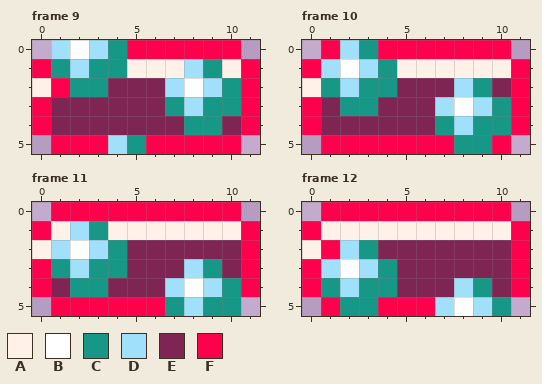
A pixel-art file gets an edit: Assets/Power Ups and Malus/TriBall.aseprite. The picture above was drawn from the file before the commit.
12x6 pixels, 16 frames. Shown: frame 9, frame 10, frame 11, frame 12. The commit also changed other frames, which this record leaves out.
Visible layers, top first: "Layer 2", "Layer 1".
Palette (. is transparent): A #fff1e8  B #ffffff  C #179785  D #a0e0fa  E #7e2553  F #ff004d
Pixels before, frame 9, first column x 0:
0 .DBDCFFFFFF.
1 FCDCCAAADCAF
2 AFCCEEEDBDCF
3 FEEEEEECDCCF
4 FEEEEEEECCEF
5 .FFFDCFFFFF.
Pixels before, frame 10, first column x 0:
0 .FDCFFFFFFF.
1 FDBDCAAAAAAF
2 ACDCCEEEDCEF
3 FECCEEEDBDCF
4 FEEEEEECDCCF
5 .FFFFFFFCCF.
Pixels before, frame 11, first column x 0:
0 .FFFFFFFFFF.
1 FADCAAAAAAAF
2 ADBDCEEEEEEF
3 FCDCCEEEDCEF
4 FECCEEEDBDCF
5 .FFFFFFCDCC.
Pixels before, frame 12, first column x 0:
0 .FFFFFFFFFF.
1 FAAAAAAAAAAF
2 AFDCEEEEEEEF
3 FDBDCEEEEEEF
4 FCDCCEEEDCEF
5 .FCCFFFDBDC.
And afterwards:
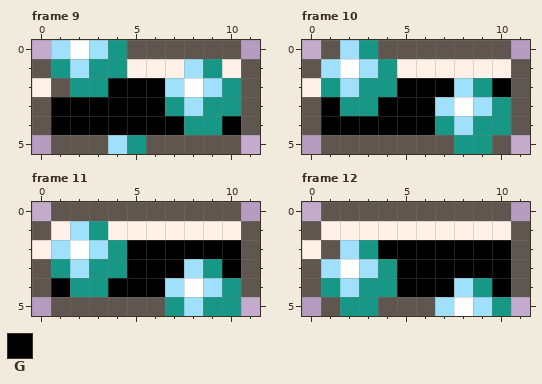
Colours new in this view: G #000000
The edit:
Colour F changes from #ff004d to #5f574f.
Frame 9, layer "Layer 1":
The edit turns colour E into colour G in row 2 at x 4 to 6; in row 3 at x 1 to 6; in row 4 at x 1 to 7 and 10.
Frame 10, layer "Layer 1":
The edit turns colour E into colour G in row 2 at x 5 to 7 and 10; in row 3 at x 1 and 4 to 6; in row 4 at x 1 to 6.
Frame 11, layer "Layer 1":
The edit turns colour E into colour G in row 2 at x 5 to 10; in row 3 at x 5 to 7 and 10; in row 4 at x 1 and 4 to 6.
Frame 12, layer "Layer 1":
The edit turns colour E into colour G in row 2 at x 4 to 10; in row 3 at x 5 to 10; in row 4 at x 5 to 7 and 10.
Pixel boxes of the changes (left, top, right, bottom) in both pictures:
changed: (32, 40, 260, 154)
changed: (302, 40, 530, 154)
changed: (32, 202, 260, 316)
changed: (302, 202, 530, 316)
